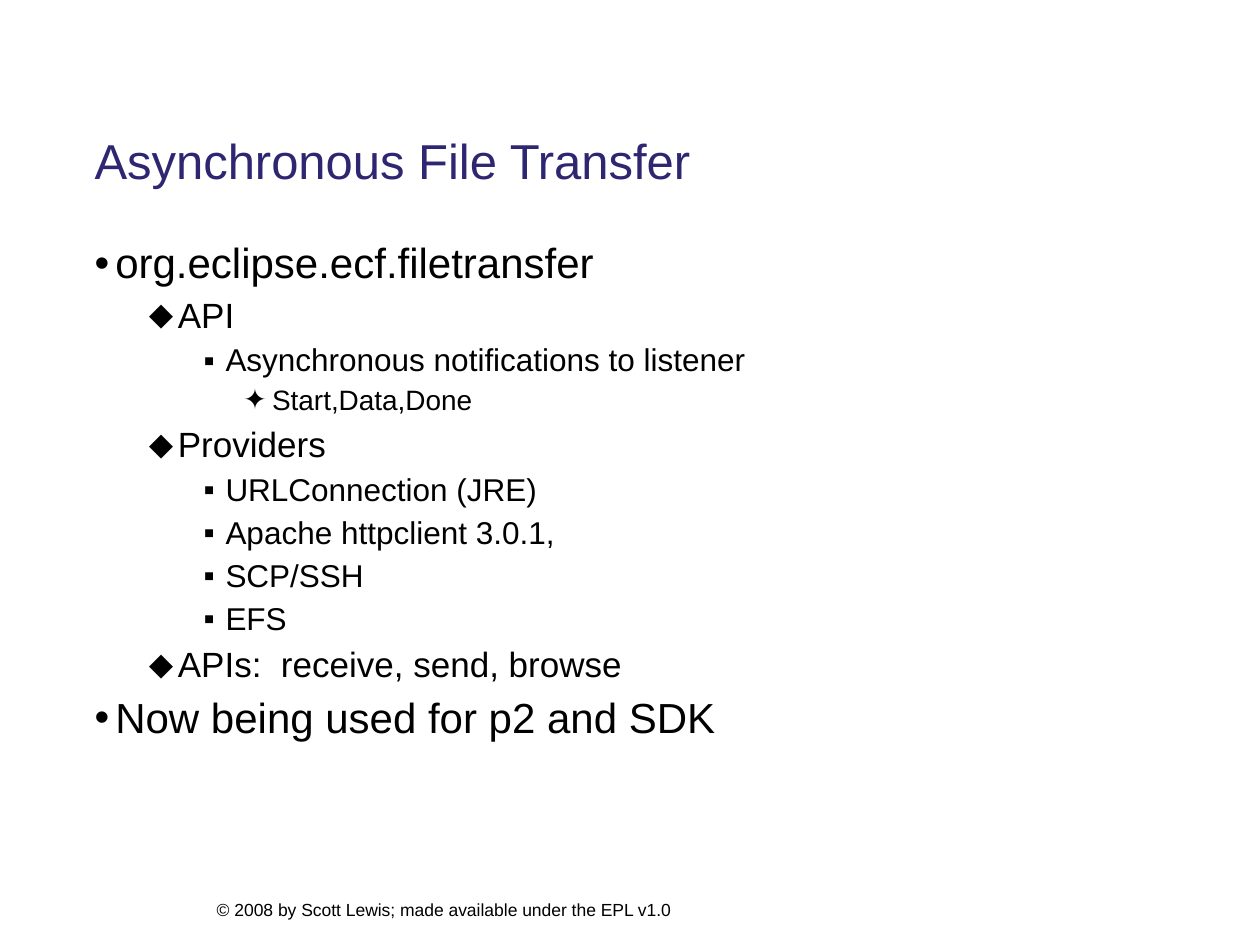
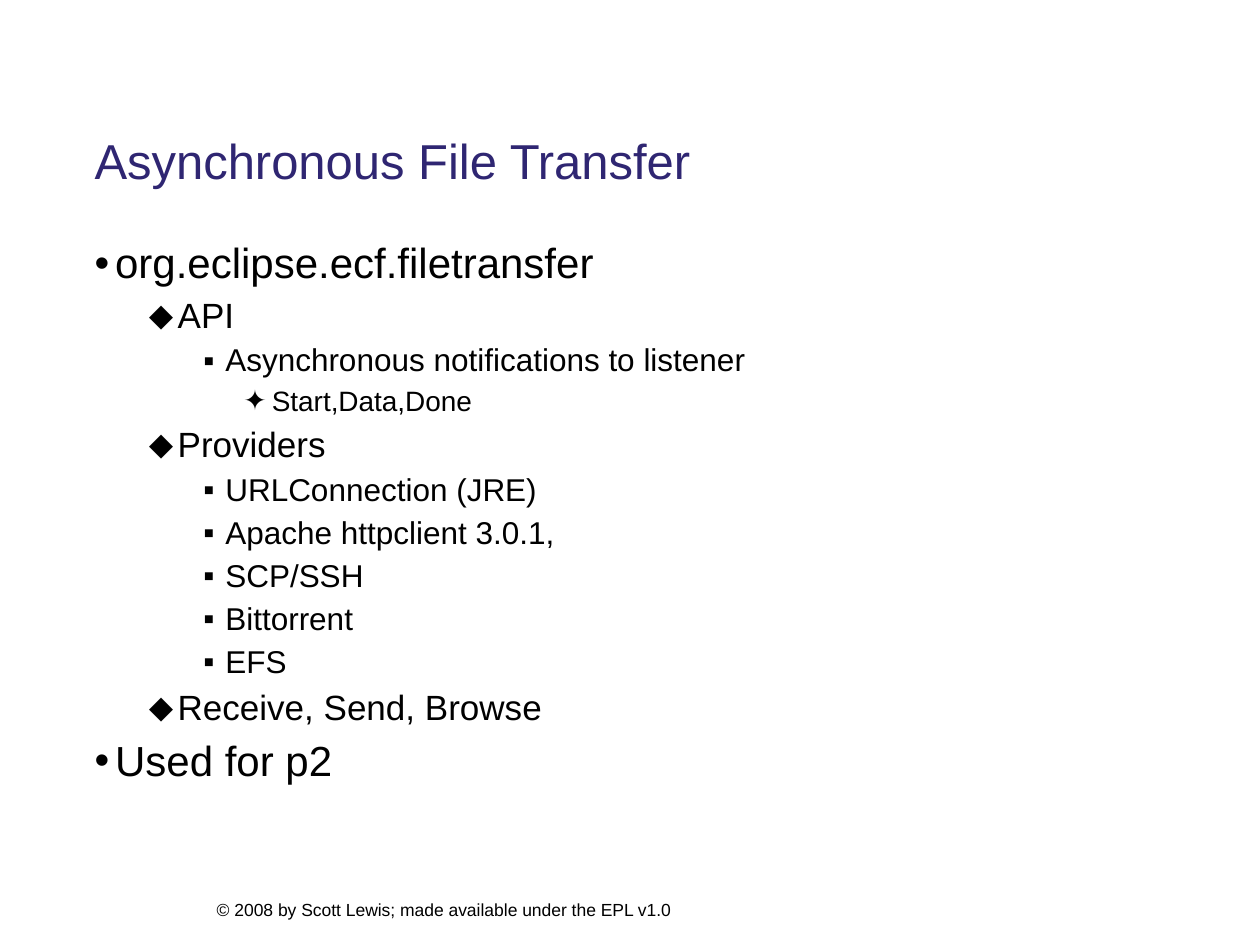
Before and after one commit to eclipse/ecf-website, a slide deck: slide 12 of presentations/eclipsecon2008/longtalk134/ecf_eclipsecon2008_134.ppt (slide 14 before the commit). Drawn at 1260x945 pixels with LibreOffice and Linux fonts; fonts in the diff are those of the drawing; background and template pictures are left out. Boxes give left, top, right and bottom in pixels: in the first picture for what was removed or moved away, otherwise in the second. Text is boxed around its words. In the diff, an @@ line names an element or a change of style, - is before the commit and + after.

```diff
--- a/presentations/eclipsecon2008/longtalk134/ecf_eclipsecon2008_134.ppt
+++ b/presentations/eclipsecon2008/longtalk134/ecf_eclipsecon2008_134.ppt
@@ text at (225, 607, 353, 631): paragraph added @@
+    ▪ Bittorrent
@@ text at (115, 694, 542, 784): text changed @@
-  ⬥ APIs: receive, send, browse
-• Now being used for p2 and SDK
+  ⬥ Receive, Send, Browse
+• Used for p2
```
Also in this commit, not shown: 5 other slides changed, 3 slides added, 7 slides removed, 1 other file.
